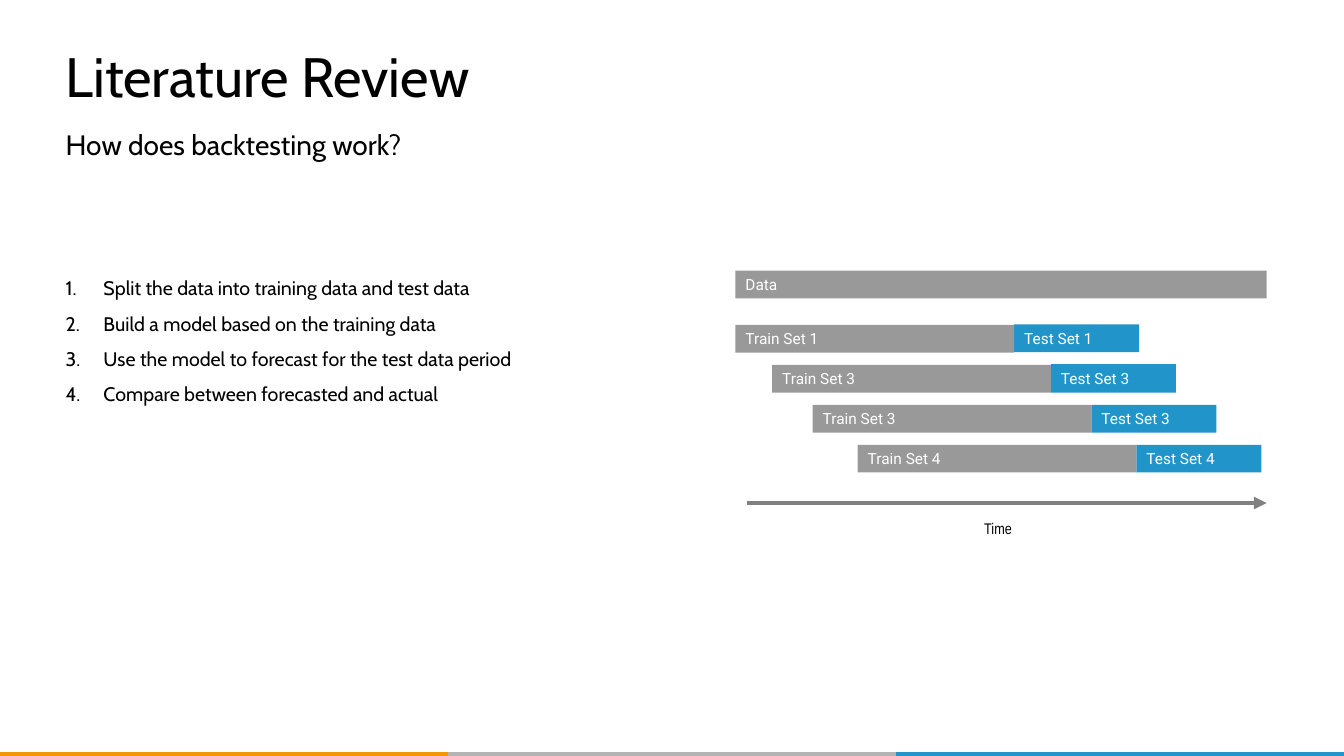
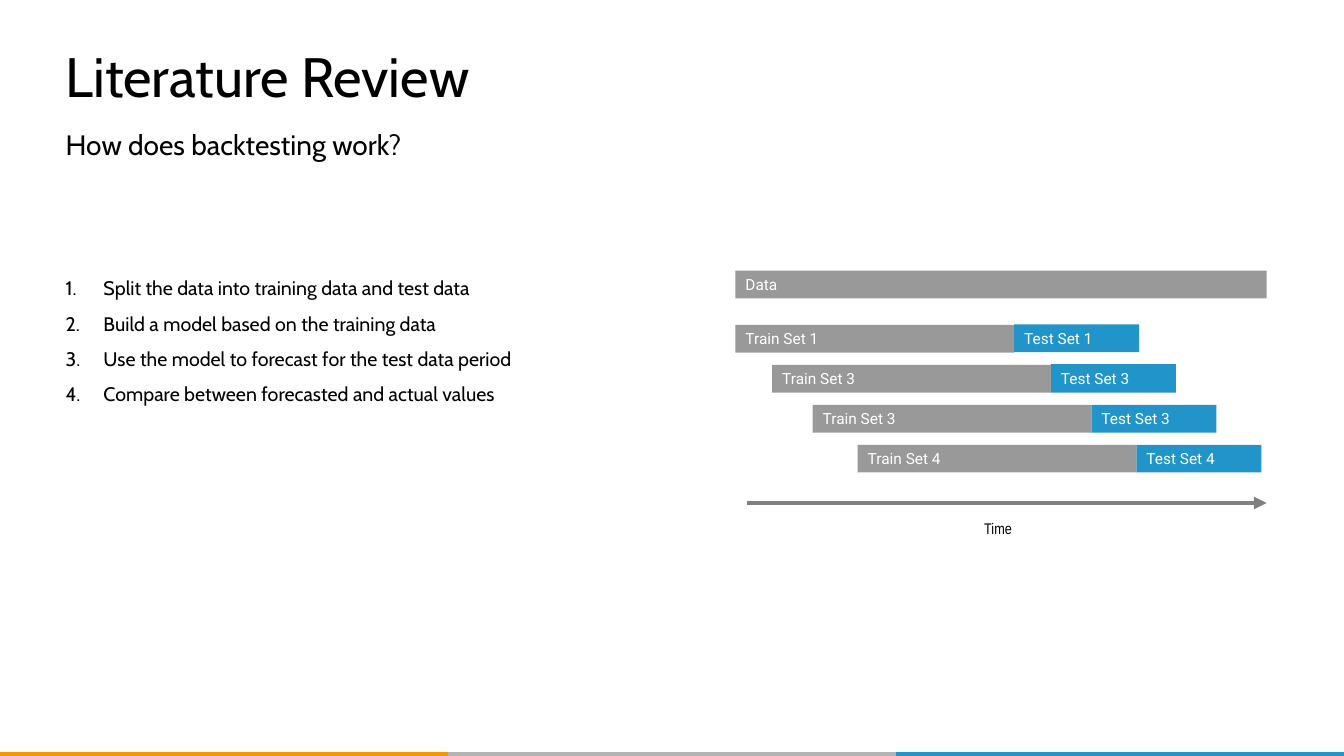
Before and after one commit to QUER01/FinanceModule, a slide deck: slide 10 of docs/dlw_conference_presentation.pptx (slide 12 before the commit). Drawn at 1344x756 pixels with LibreOffice and Linux fonts; fonts in the diff are those of the drawing; background and template pictures are left out. Boxes give left, top, right and bottom in pixels: in the first picture for what was removed or moved away, otherwise in the second. Text is boxed around its words. In the diff, an @@ line names an element or a change of style, - is before the commit and + after.

```diff
--- a/docs/dlw_conference_presentation.pptx
+++ b/docs/dlw_conference_presentation.pptx
@@ text at <box>103,386,494,406</box>: text changed @@
-4. Compare between forecasted and actual
+4. Compare between forecasted and actual values
```
Also in this commit, not shown: 27 other slides changed, 4 slides added, 1 other file.
